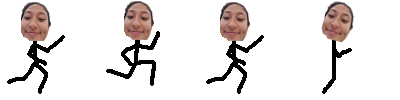
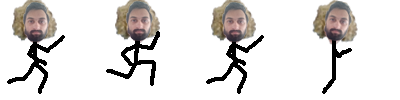
Layered file, before and after one edit (400 x 100). Changes by layer:
added group "abdul" with 4 layers above "fraser" over [left=12, top=0, right=353, bottom=45]
added layer "1" (1st of 14, in "abdul") in group "abdul" over [left=12, top=2, right=57, bottom=44]
added layer "2" (1st of 13, in "abdul") in group "abdul" over [left=115, top=1, right=160, bottom=43]
added layer "3" (1st of 13, in "abdul") in group "abdul" over [left=211, top=2, right=256, bottom=44]
added layer "4" (1st of 15, in "abdul") in group "abdul" over [left=322, top=0, right=353, bottom=45]
added group "fraser" with 4 layers above "richard" over [left=12, top=0, right=358, bottom=45]
added layer "1" (2nd of 14, in "fraser") in group "fraser" over [left=12, top=0, right=57, bottom=44]
added layer "2" (2nd of 13, in "fraser") in group "fraser" over [left=115, top=0, right=160, bottom=43]
added layer "3" (2nd of 13, in "fraser") in group "fraser" over [left=211, top=0, right=256, bottom=44]
added layer "4" (2nd of 15, in "fraser") in group "fraser" over [left=312, top=0, right=358, bottom=45]
hid group "charlie" (4 layers) over [left=12, top=0, right=355, bottom=45]
